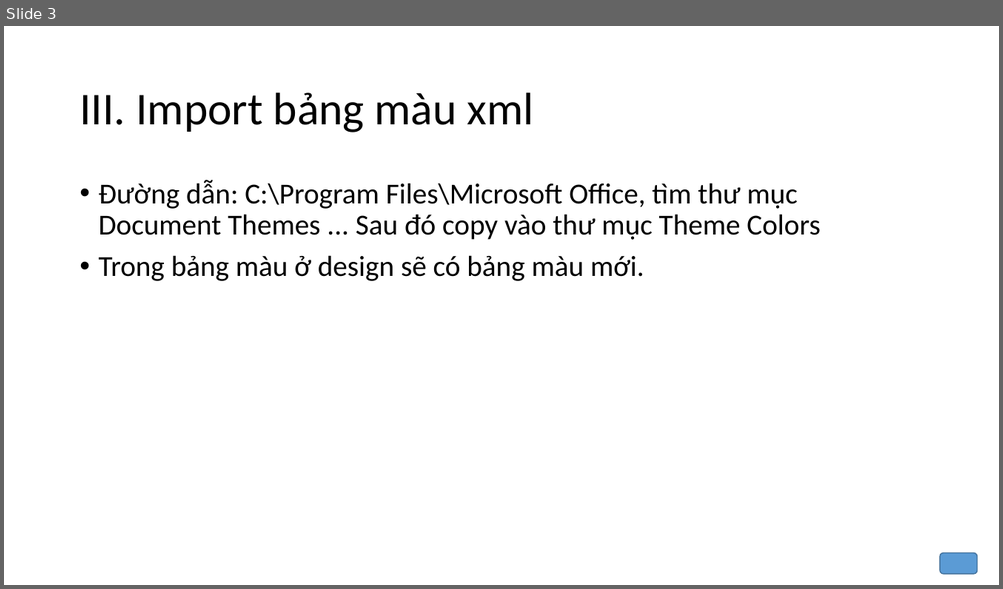
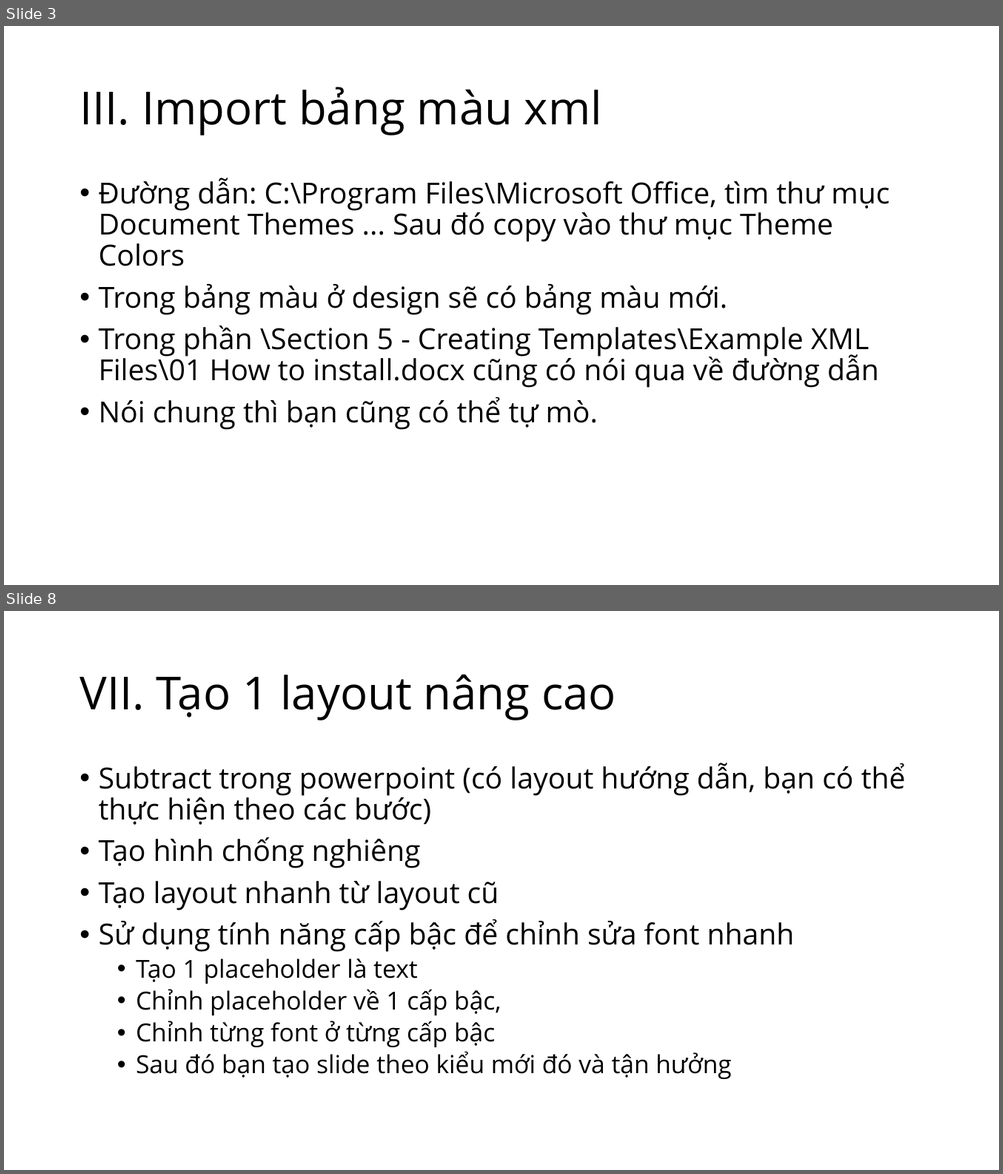
Before and after one commit to tranthanhbinh2603/PPTmasterclassV6_Powerpoint_from_A_to_Z, a slide deck: Section 5 - Creating Templates/Learning.pptx. Shown one above the other, each under a label of ours: slide 3 before the commit, slides 3 and 8 after it; the slides between them are not shown. The pictures are 1003x589 and 1003x1174 pixels, drawn with LibreOffice and Linux fonts; fonts in the diff are those of the drawing. Boxes give left, top, right and bottom in pixels: in the first picture for what was removed or moved away, otherwise in the second. Text is boxed around its words. In the diff, an @@ line names an element or a change of style, - is before the commit and + after.

```diff
--- a/Section 5 - Creating Templates/Learning.pptx
+++ b/Section 5 - Creating Templates/Learning.pptx
@@ slide 8 added at [4, 611, 999, 1170], background #FFFFFF @@
@@ title added at [79, 674, 616, 721], 44 pt, text #000000 @@
+VII. Tạo 1 layout nâng cao
@@ text added at [99, 763, 905, 1079], 28 pt, text #000000 @@
+• Subtract trong powerpoint (có layout hướng dẫn, bạn có thể thực hiện theo các bước)
+• Tạo hình chống nghiêng
+• Tạo layout nhanh từ layout cũ
+• Sử dụng tính năng cấp bậc để chỉnh sửa font nhanh
+  • Tạo 1 placeholder là text
+  • Chỉnh placeholder về 1 cấp bậc,
+  • Chỉnh từng font ở từng cấp bậc
+  • Sau đó bạn tạo slide theo kiểu mới đó và tận hưởng
@@ slide 3 changed as well @@
@@ title "III. Import bảng màu xml" at [79, 87, 602, 136]: font Calibri to Open Sans @@
@@ text at [99, 178, 889, 315]: font Calibri to Open Sans in "Đường dẫn: C:\Program Files\Microsoft Office, tìm thư ...", "Trong bảng màu ở design sẽ có ..." @@
@@ text at [99, 326, 879, 430]: paragraphs added @@
+• Trong phần \Section 5 - Creating Templates\Example XML Files\01 How to install.docx cũng có nói qua về đường dẫn
+• Nói chung thì bạn cũng có thể tự mò.
@@ rounded rectangle removed at [939, 554, 977, 574] @@
```
Also in this commit, not shown: 2 other slides changed, 6 other slides added, 2 other files.
